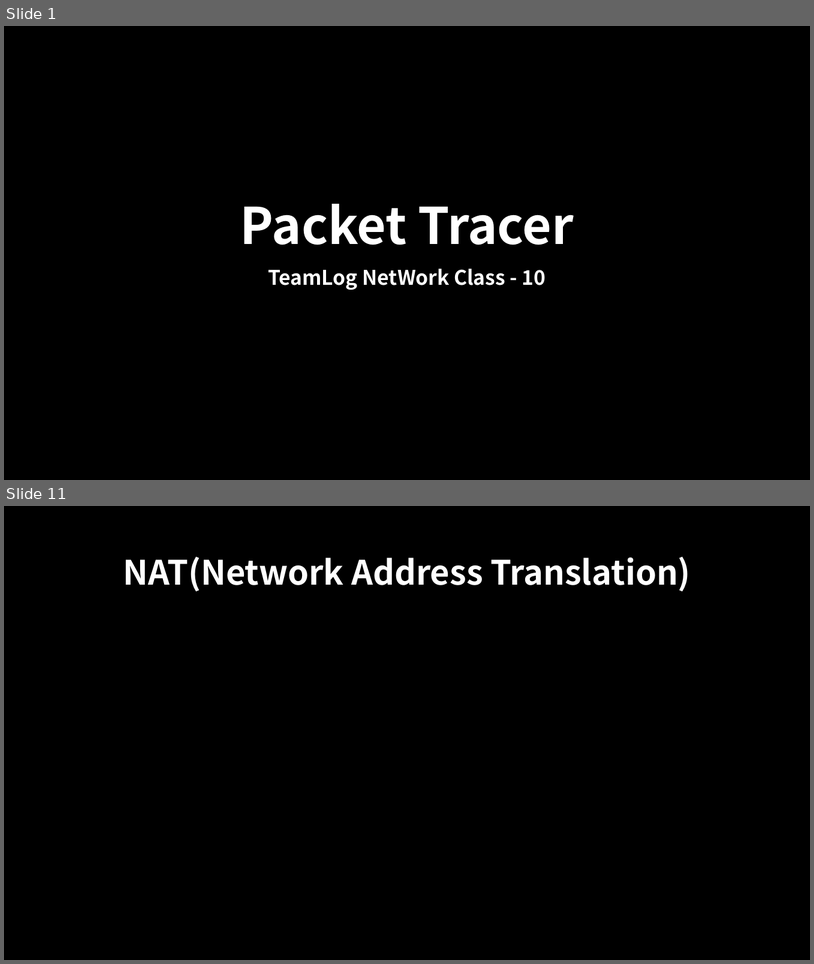
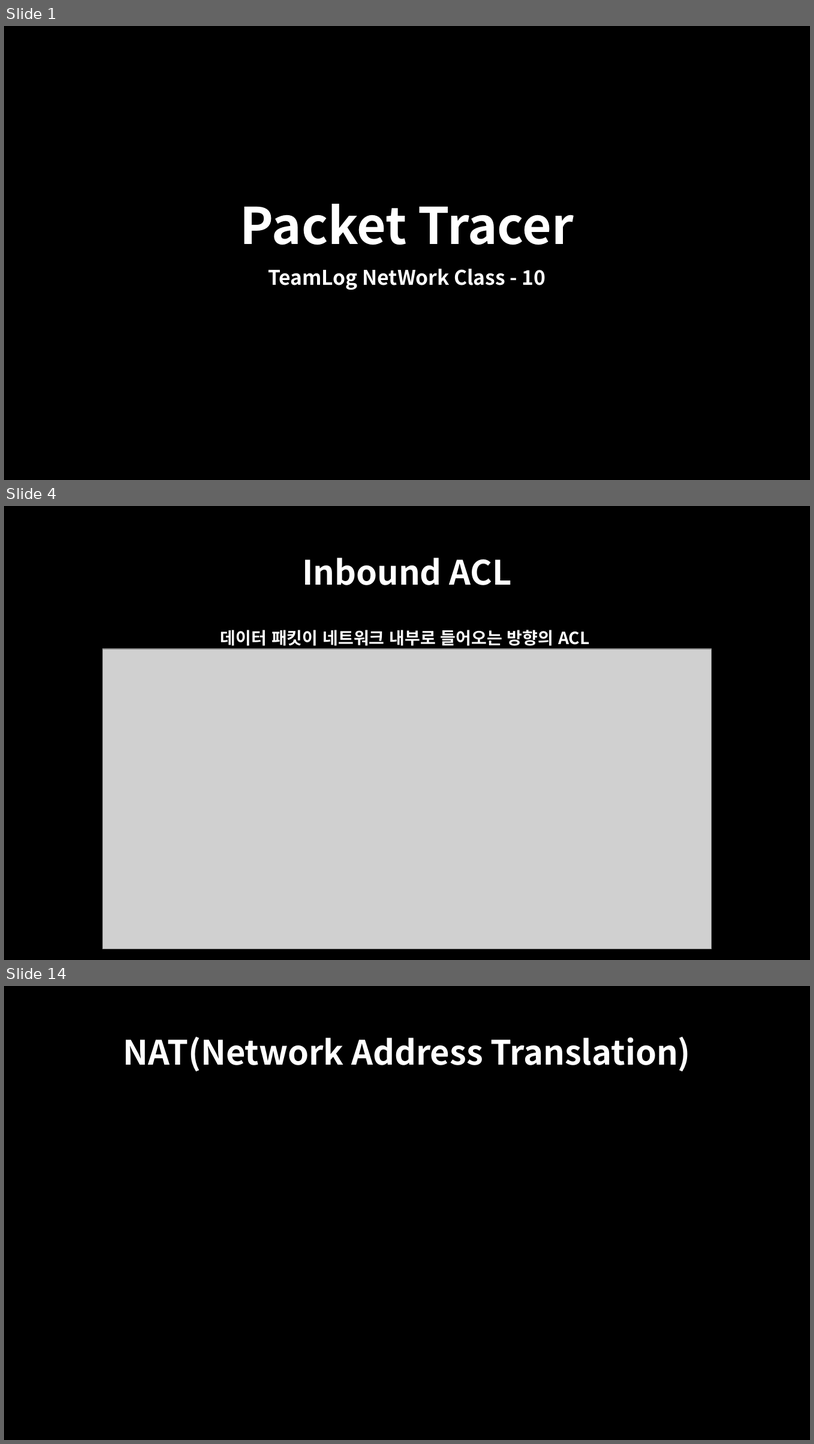
Before and after one commit to oceanwater1234/Network, a slide deck: 10. ACL & NAT/Packet Tracer - ACL , NAT.pptx. Shown one above the other, each under a label of ours: slides 1 and 11 before the commit, slides 1, 4 and 14 after it; the slides between them are not shown. The pictures are 814x964 and 814x1444 pixels, drawn with LibreOffice and Linux fonts; fonts in the diff are those of the drawing; grey boxes stand for pictures. Boxes give left, top, right and bottom in pixels: in the first picture for what was removed or moved away, otherwise in the second. Text is boxed around its words. In the diff, an @@ line names an element or a change of style, - is before the commit and + after.

```diff
--- a/10. ACL & NAT/Packet Tracer - ACL , NAT.pptx
+++ b/10. ACL & NAT/Packet Tracer - ACL , NAT.pptx
@@ slide 4 added at box(4, 506, 810, 960), background #000000 @@
@@ title added at box(302, 558, 512, 585), 40 pt, text #FFFFFF, bold @@
+Inbound ACL
@@ text added at box(221, 630, 590, 649), 20 pt, text #FFFFFF, bold @@
+데이터 패킷이 네트워크 내부로 들어오는 방향의 ACL
@@ picture added at box(102, 649, 712, 948) @@
@@ what was slide 11 is now slide 14 @@
```
Also in this commit, not shown: 6 slides changed, 4 other slides added, 2 slides removed, 4 other files.
